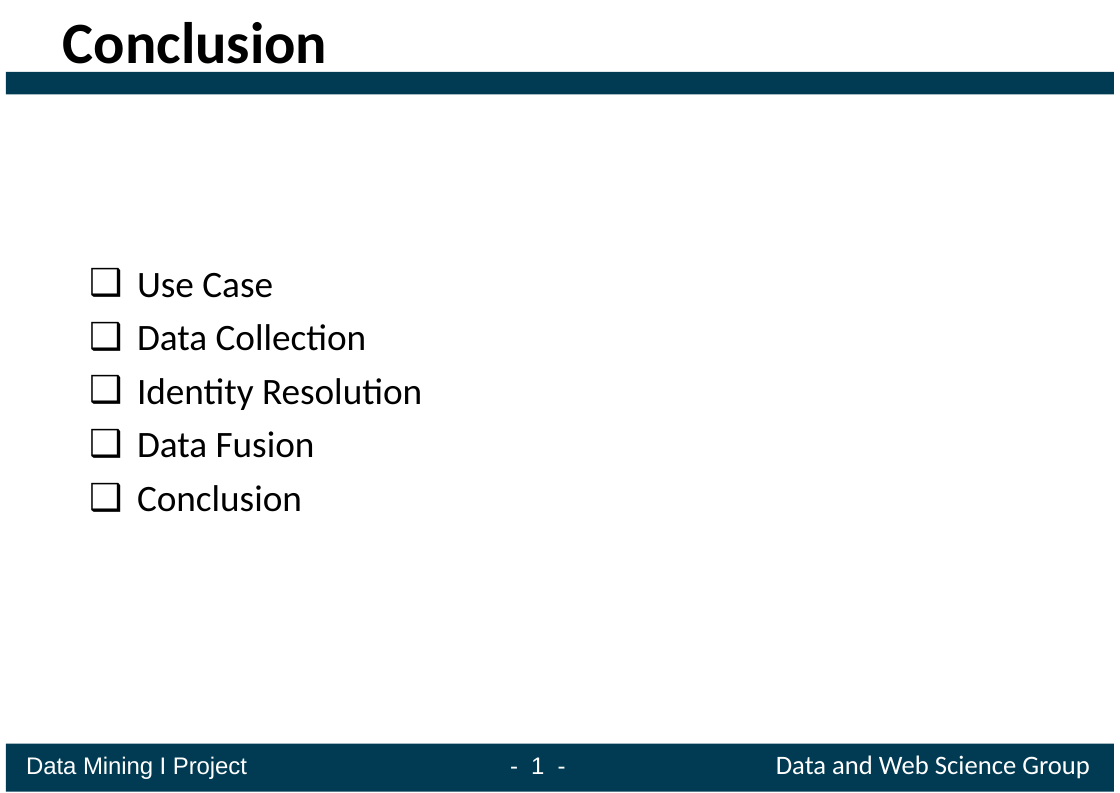
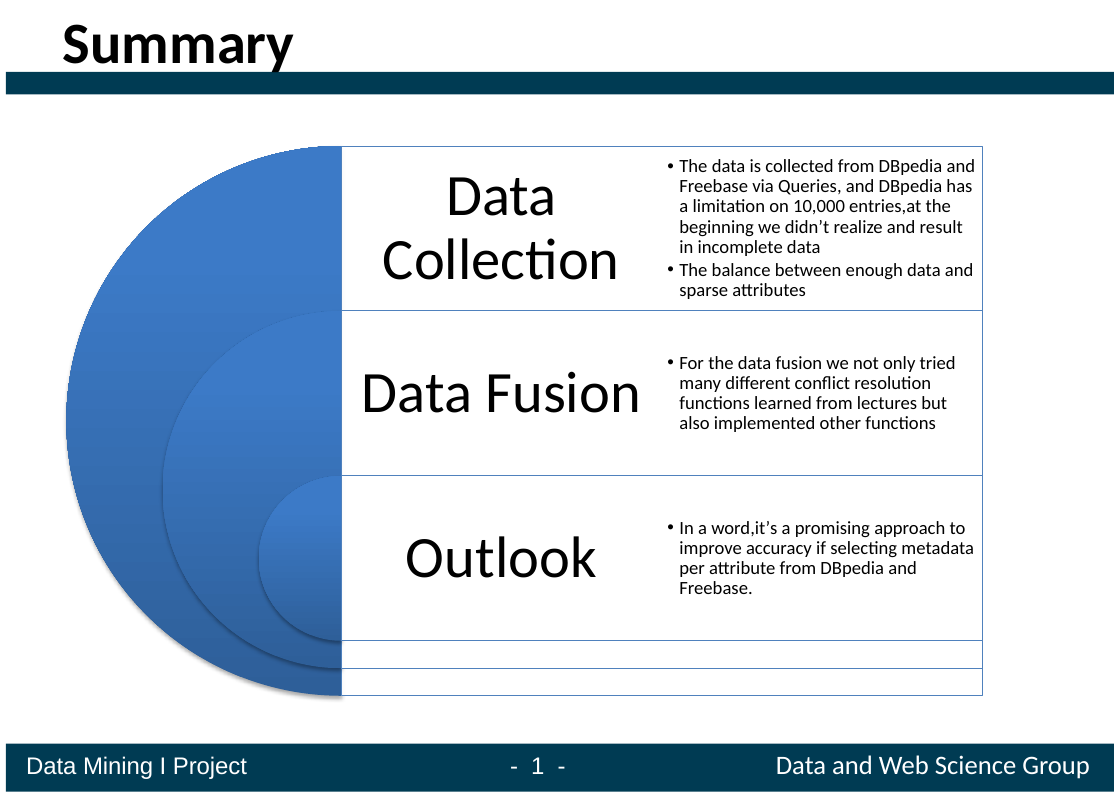
Before and after one commit to ofrendo/WebDataIntegration, a slide deck: slide 10 of presentation/Presentation_template.pptx. Drawn at 1120x793 pixels with LibreOffice and Linux fonts; fonts in the diff are those of the drawing. Boxes give left, top, right and bottom in pixels: in the first picture for what was removed or moved away, otherwise in the second. Text is boxed around its words. In the diff, an @@ line names an element or a change of style, - is before the commit and + after.

```diff
--- a/presentation/Presentation_template.pptx
+++ b/presentation/Presentation_template.pptx
@@ title at [63,24,295,77]: text changed @@
-Conclusion
+Summary
@@ text removed at [137,273,422,512] @@
-  ❑ Use Case
-  ❑ Data Collection
-  ❑ Identity Resolution
-  ❑ Data Fusion
-  ❑ Conclusion
@@ group added at [66,146,983,696]: 6 texts, 3 pie slice (boxed as its full ellipse)s, 3 rectangles @@
+Data Collection
+Data Fusion
+Outlook
+  •• The data is collected from DBpedia and Freebase via Queries, and DBpedia has a limitation on 10,000 entries,at the beginning we didn’t realize and result in incomplete data
+  •• The balance between enough data and sparse attributes
+  •• For the data fusion we not only tried many different conflict resolution functions learned from lectures but also implemented other functions
+  •• In a word,it’s a promising approach to improve accuracy if selecting metadata per attribute from DBpedia and Freebase.
```
Also in this commit, not shown: 1 other slide changed.
